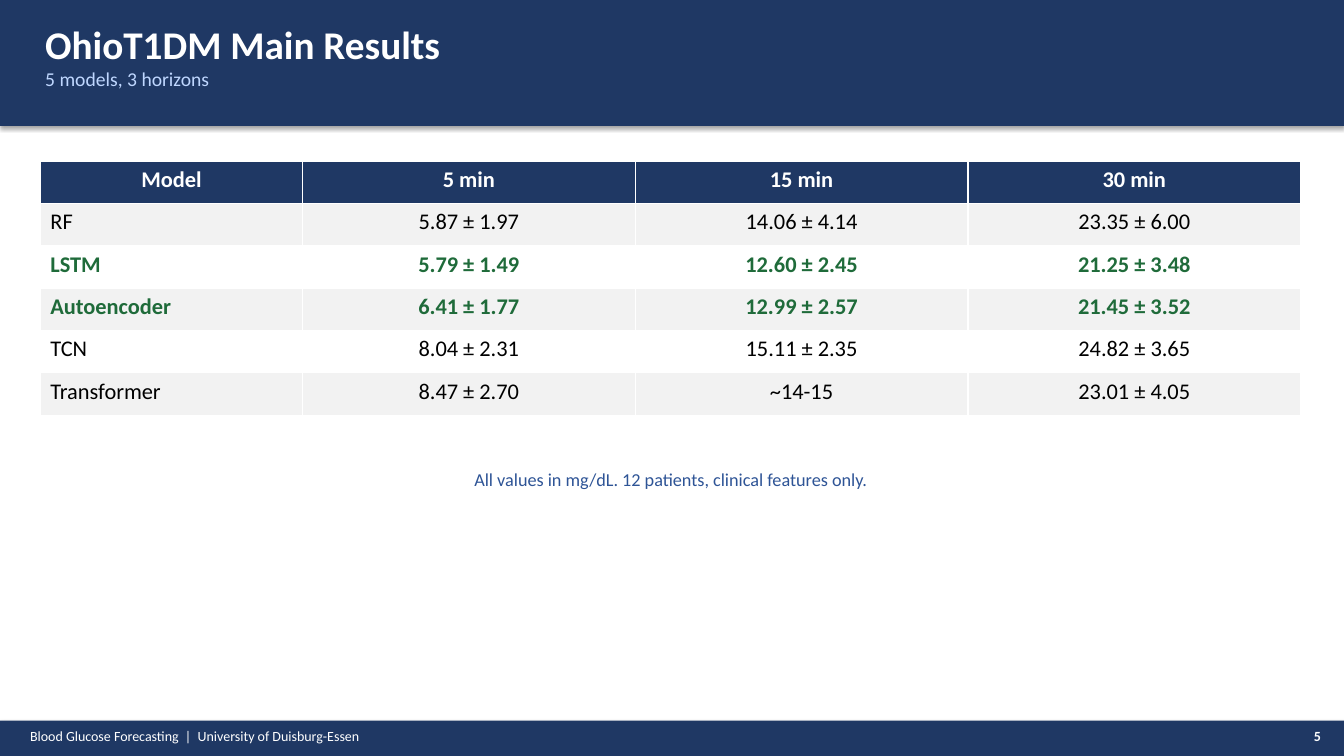
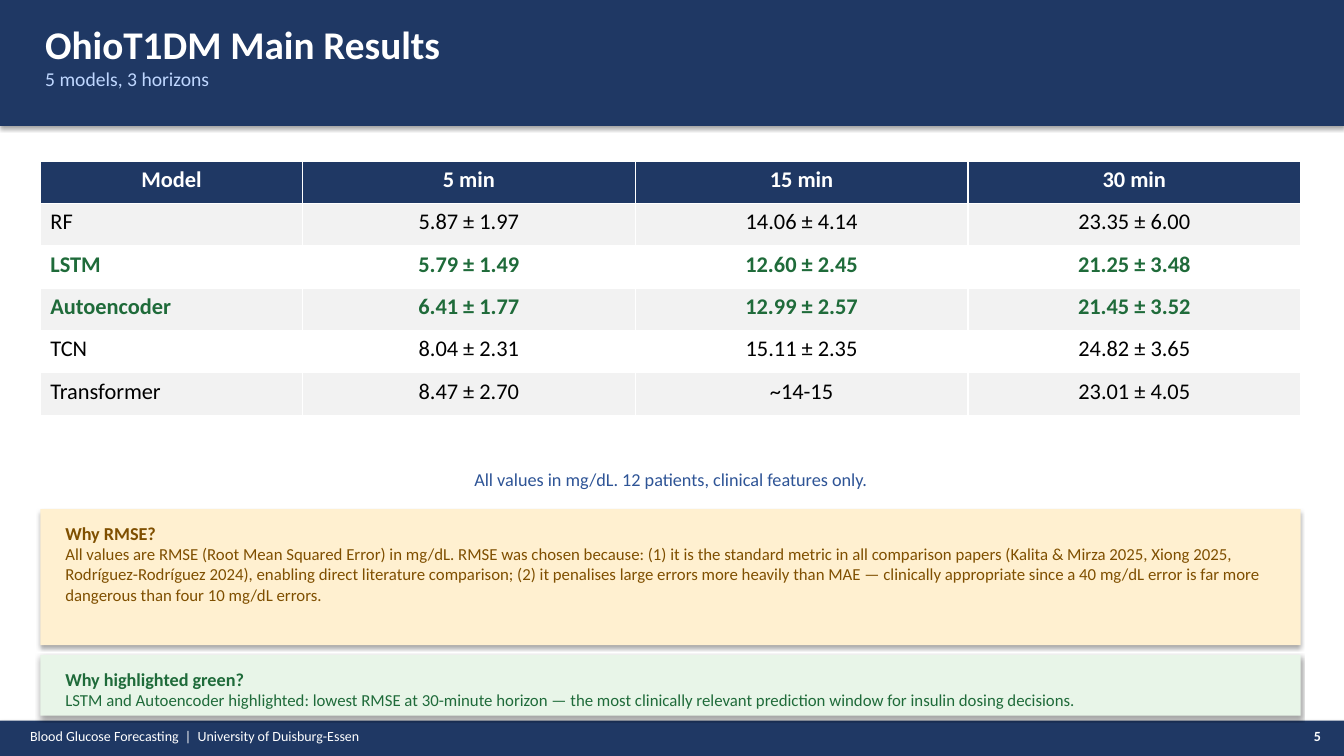
Before and after one commit to Abeeryanek/prediction-of-glucose-levels-in-type1-Diabetes, a slide deck: slide 5 of PRESENTATION_FINAL.pptx. Drawn at 1344x756 pixels with LibreOffice and Linux fonts; fonts in the diff are those of the drawing. Boxes give left, top, right and bottom in pixels: in the first picture for what was removed or moved away, otherwise in the second. Text is boxed around its words. In the diff, an @@ line names an element or a change of style, - is before the commit and + after.

Commit message:
fix: unify Clarke Error Grid + update presentation
metrics.py: unified Clarke implementation with complete Zone D range
- Hypo not detected: r<=70 and 70<p<=180 (full range, not just 120-180)
- Matches Abeer's structure + corrects her partial Zone D boundary
- All backward-compatible via _clarke_zone alias

PRESENTATION_FINAL.pptx:
- Slide 4: literature quotes for all 5 model parameter choices
- Slide 5: RMSE explanation and green highlight justification
- Slide 6 (new): epoch documentation placeholder — awaiting re-run
- Slide 11: explanation of why 3 features used for benchmark

```diff
--- a/PRESENTATION_FINAL.pptx
+++ b/PRESENTATION_FINAL.pptx
@@ rectangle added at (x1=40, y1=509, x2=1301, y2=645), fill #FFF0D0 @@
@@ text added at (x1=65, y1=527, x2=1259, y2=604), 12 pt, text #7F4F00 @@
+Why RMSE?
+All values are RMSE (Root Mean Squared Error) in mg/dL. RMSE was chosen because: (1) it is the standard metric in all comparison papers (Kalita & Mirza 2025, Xiong 2025, Rodríguez-Rodríguez 2024), enabling direct literature comparison; (2) it penalises large errors more heavily than MAE — clinically appropriate since a 40 mg/dL error is far more dangerous than four 10 mg/dL errors.
@@ rectangle added at (x1=40, y1=655, x2=1301, y2=716), fill #E8F5E8 @@
@@ text added at (x1=65, y1=673, x2=1074, y2=709), 12 pt, text #1F6B3A @@
+Why highlighted green?
+LSTM and Autoencoder highlighted: lowest RMSE at 30-minute horizon — the most clinically relevant prediction window for insulin dosing decisions.
```
Also in this commit, not shown: 10 other slides changed, 1 slide added, 1 other file.
